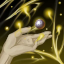
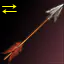
Revision of a layered (64, 64) image; what changed, layer by layer:
added layer "Switch Symbol" above "Add Sign" over bbox(2, 4, 17, 14)
hid "orbs-firefly-hand-yellow.webp" over bbox(0, 0, 64, 64)
added layer "Arrow" above "Bolt" over bbox(0, 0, 64, 64)
